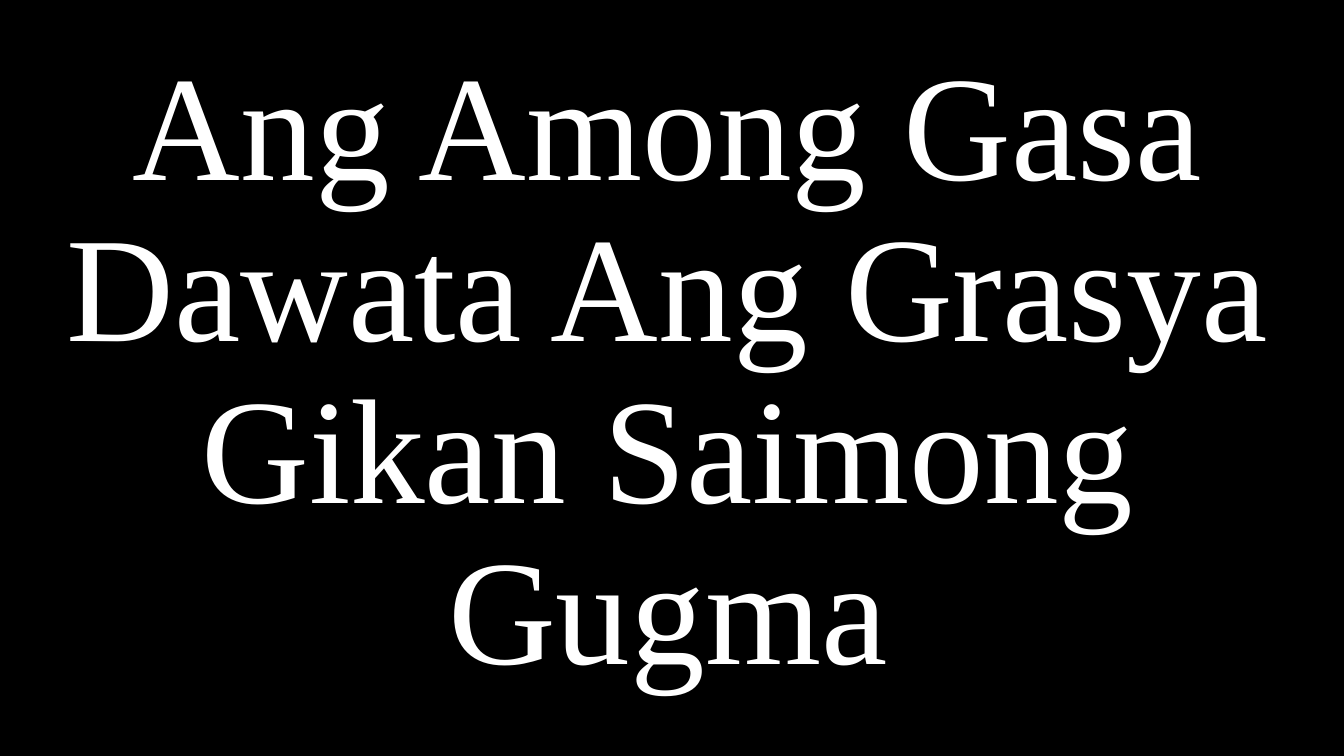
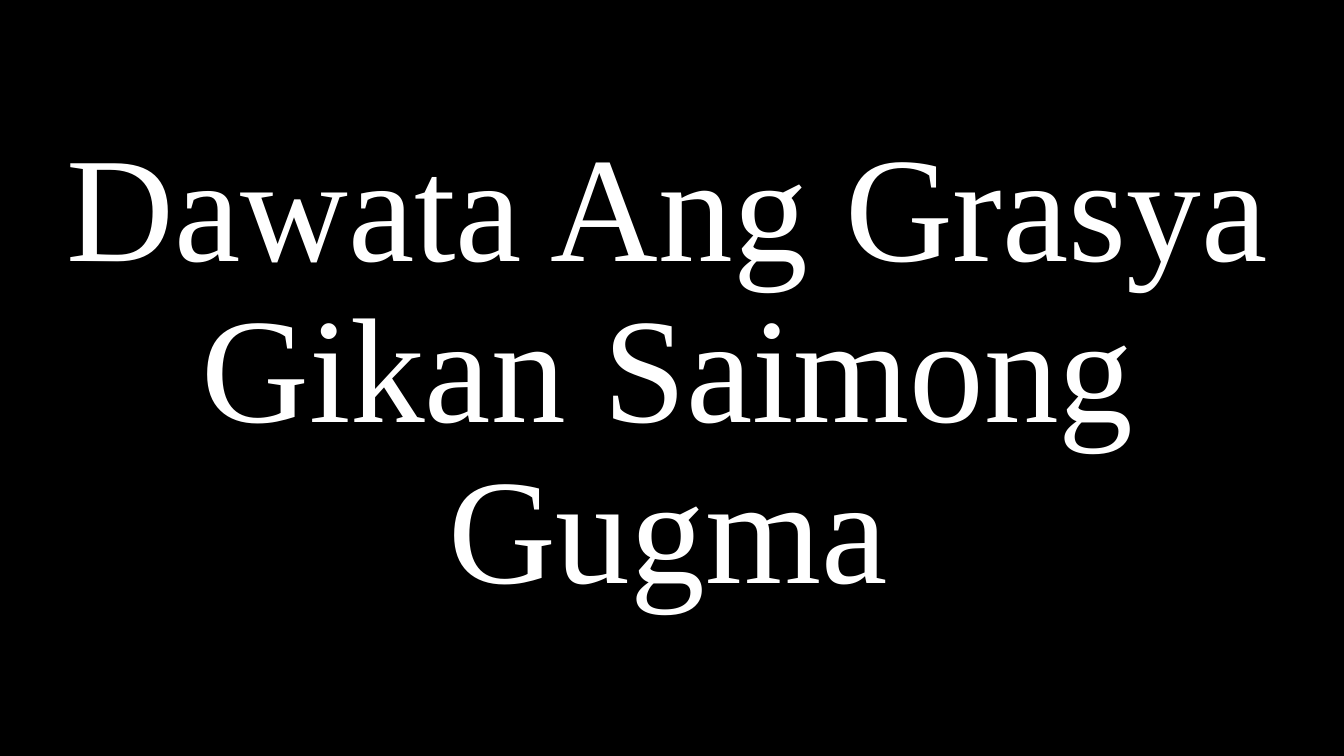
Before and after one commit to CHRISTIANARIBAL/Simbahan, a slide deck: slide 5 of Kanta/halad/Ginoo Dawata.pptx. Drawn at 1344x756 pixels with LibreOffice and Linux fonts; fonts in the diff are those of the drawing. Boxes give left, top, right and bottom in pixels: in the first picture for what was removed or moved away, otherwise in the second. Text is boxed around its words. In the diff, an @@ line names an element or a change of style, - is before the commit and + after.

```diff
--- a/Kanta/halad/Ginoo Dawata.pptx
+++ b/Kanta/halad/Ginoo Dawata.pptx
@@ title at bbox=[67, 162, 1267, 611]: text changed @@
-Ang Among Gasa
-Dawata Ang Grasya
-Gikan Saimong Gugma
+Dawata Ang Grasya
+Gikan Saimong Gugma
```
Also in this commit, not shown: 2 other slides changed, 7 other files.
